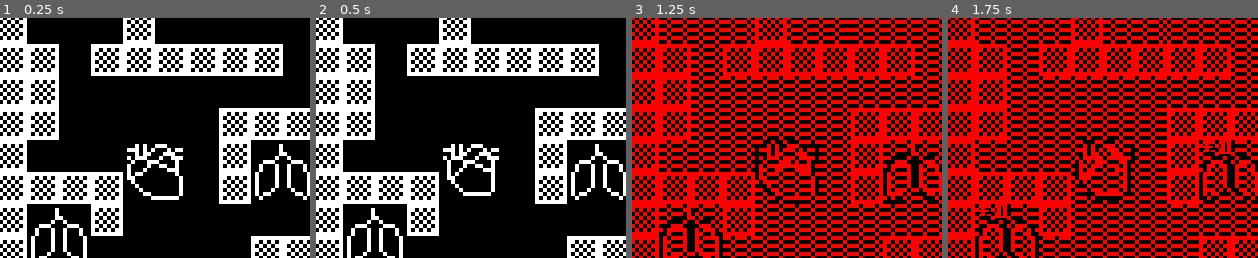
Above: before the commit, frames 1-4 (left to right).
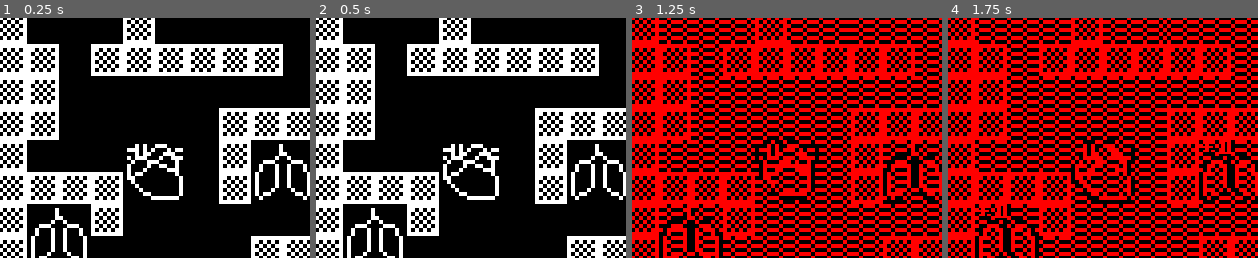
Above: after the commit, the same moments.

Repository: Hernqvist/b1t-jam
Game: Godot game, scene res://menu.tscn
Two runs of this game, one before a commit and one after it. Both use one fixed random seed, a clock stepped at 60 frames per second and the inputs below.
Inputs (mouse positions are % of the whole screen's width and height, from its top left):
- Up to frame 1 (0.25 s): no input
- Up to frame 2 (0.5 s): no input
- Up to frame 3 (1.25 s): click "Next Heartbeat" at 0.5 s
- Up to frame 4 (1.75 s): move the mouse to (74, 45) at 1.27 s; click (74, 45) at 1.35 s
The pictures show only the part of the screen within x 24-74%, y 31-81%; the shares and areas given below are measured in that part.

Frame 1 is identical in both runs. In frame 2, 0.8% of the frame differs, in the area x 40-60%, y 60-76%; in frame 3, 0.8%; in frame 4, 0.8%.

Commit message:
Only play heart beat animation when expanding blood

Diff:
--- a/blood_system.gd
+++ b/blood_system.gd
@@ -33,6 +33,7 @@
 	return tile == Tile.WALL or tile == Tile.VIRUS
 
 func clear_blood() -> void:
+	heart.stop_beating()
 	for coords : Vector2i in TILES_ON_MAP:
 		if gc(coords) == Tile.BLOOD:
 			sc(coords, Tile.EMPTY)
@@ -55,6 +56,7 @@
 func begin_adding_blood(from : Vector2i) -> void:
 	clear_blood()
 	sc(from, Tile.BLOOD)
+	heart.start_beating()
 
 func to_tile(global : Vector2) -> Vector2i:
 	return Vector2i((global - global_position) / TILE_SCALE)
@@ -82,6 +84,7 @@
 		sc(pos, Tile.VIRUS)
 
 func _ready() -> void:
+	heart.stop_beating()
 	WIDTH = get_used_rect().size.x
 	HEIGHT = get_used_rect().size.y
 	for x in range(WIDTH):
--- a/entities/heart.gd
+++ b/entities/heart.gd
@@ -1,2 +1,10 @@
 extends BoardEntity
 class_name Heart
+
+@onready var animated_sprite : AnimatedSprite2D = $AnimatedSprite2D
+
+func start_beating() -> void:
+		animated_sprite.play()
+
+func stop_beating() -> void:
+		animated_sprite.stop()
